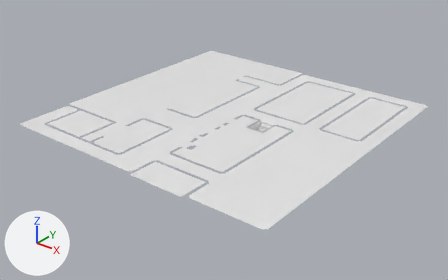
An edit to the FBX model Assets/Models/Map/floor_low.fbx, drawn before and after from the same camera.
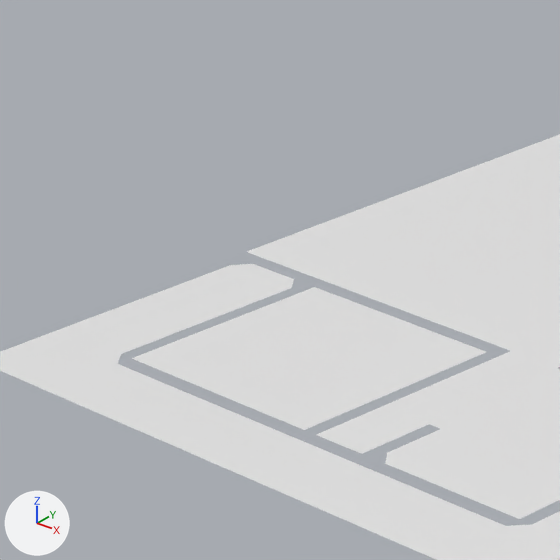
There are two pictures of each version: one whole from a camera (50 mm lens) standing at (118.1, -151.1, 83.9) and looking at (0.5, -4.1, -7.2), one close up on the part from 5% to 28% of the width and 21% to 57% of the height. Lighting does not change. The marker at lower left points along +X, +Y and +Z. Vertices at the same position are counted once.

The older version as bpy lines, for what is in view:
```python
me_floor_001 = bpy.data.meshes.new('Floor.001')
me_floor_001.from_pydata(...)  # 10051 vertices, 9284 faces; spans x -50.0..50.0, y -50.0..50.0, z -5.5..5.5
me_floor_001.materials.append(mat_bc_gray)  # white #e7e7e7
ob_floor_low_001 = bpy.data.objects.new('floor_low.001', me_floor_001)
ob_floor_low_001.location = (0.0, 0.0, 0.0)
```
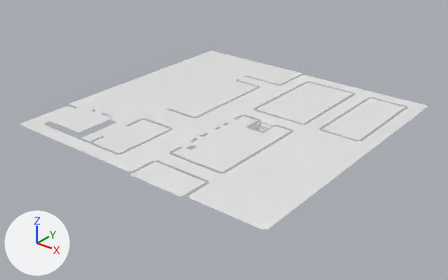
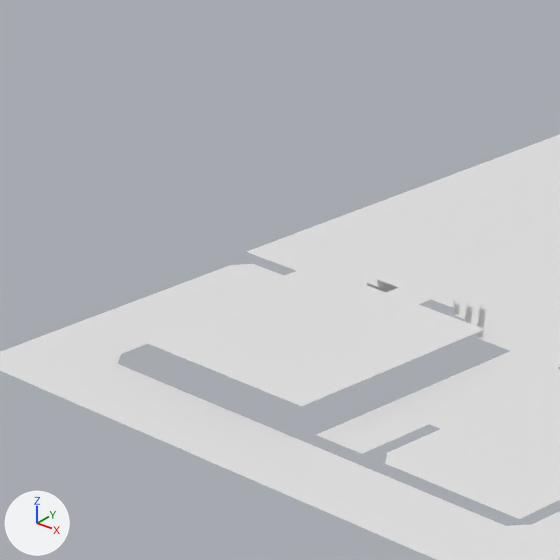
The newer file is also turned or shifted as a whole; pictures and numbers use the older file's frame.

What changed in the scene script:
```text
Change me_floor_001:
    used by ob_floor_low_001; location = (0.0, 0.0, 0.0)
    remove me_floor_001.from_pydata(...)  # 10051 vertices, 9284 faces; spans x -50.0..50.0, y -50.0..50.0, z -5.5..5.5
    add me_floor_001.from_pydata(...)  # 10098 vertices, 9326 faces; spans x -50.0..50.0, y -50.0..50.0, z -5.5..5.5
    me_floor_001 part 1: the loose piece of 255 vertices spanning x -42.0..-26.0, y -43.0..-29.0, z 0.5 is deleted
    me_floor_001 part 2: 4 vertices moved from x -34.0..-33.0, y -27.0..-26.0, z 0.5 to x -34.0..-33.0, y -26.0..-25.0, z 1.0; 14 vertices removed from x -37.0..-30.0, y -28.0..-26.0, z 0.5; 316 vertices added at x -42.0..-26.0, y -43.0..-25.0, z 1.0..2.0
```

Changed parts and their boxes (x1, y1, x2, y2) in the close-ups (560 x 560 px):
part 1 of me_floor_001, deleted
    before: (132, 287, 486, 430)
part 2 of me_floor_001, built on
    before: (369, 288, 490, 334)
    after: (129, 265, 485, 406)
